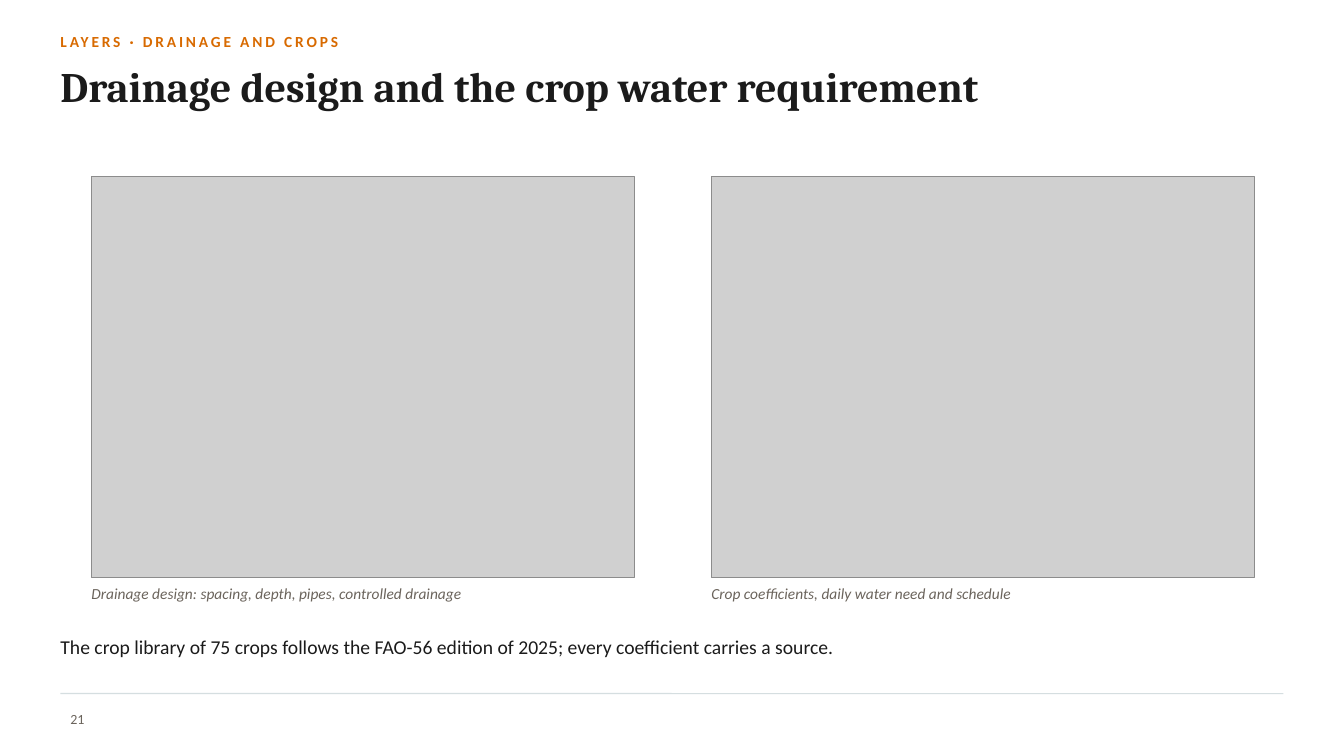
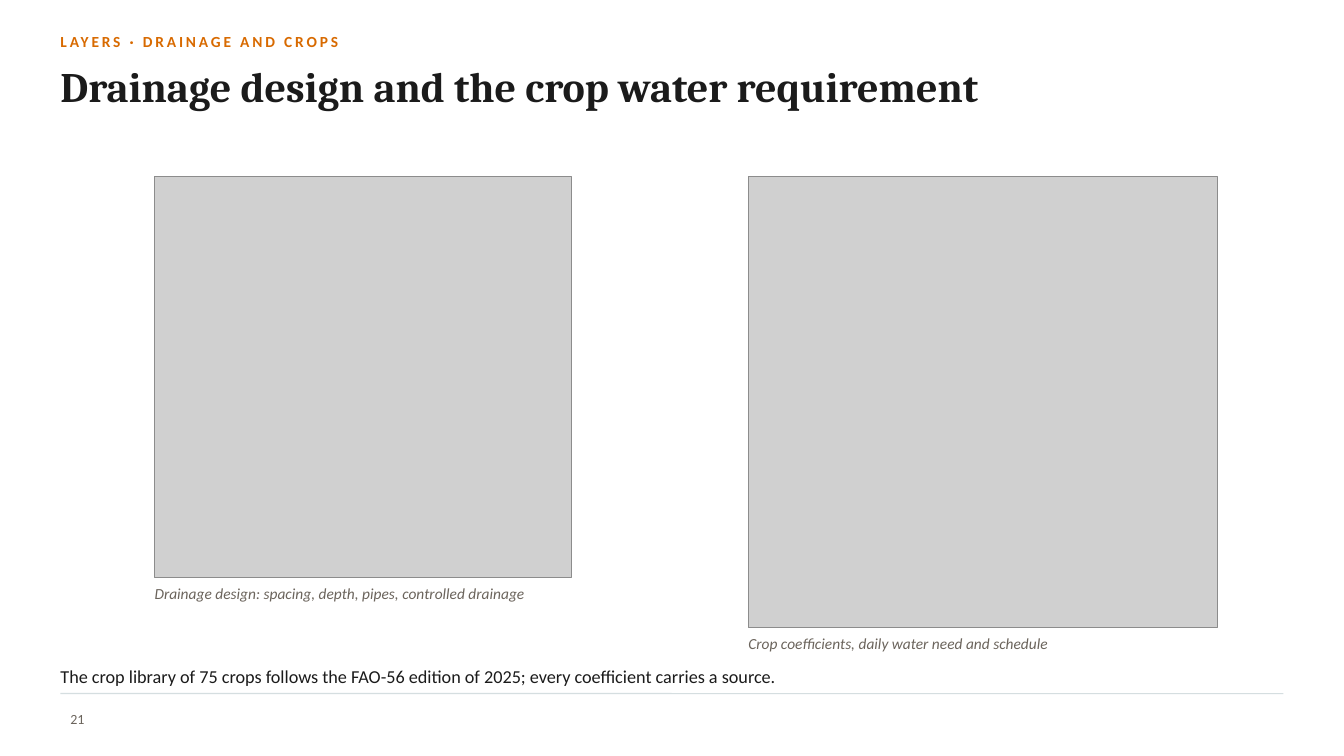
Before and after one commit to halilunaziru73-creator/Coupled-Water-Fluxes-Pore-Scale-Dynamics-Precision-Irrigation-Mulching-Feedback-Loops, a slide deck: slide 21 of Manuscripts/pdf/Supplementary/SWAFL_Presentation.pptx. Drawn at 1344x756 pixels with LibreOffice and Linux fonts; fonts in the diff are those of the drawing; grey boxes stand for pictures; background and template pictures are left out. Boxes give left, top, right and bottom in pixels: in the first picture for what was removed or moved away, otherwise in the second. Text is boxed around its words. In the diff, an @@ line names an element or a change of style, - is before the commit and + after.

Commit message:
Presentation: sharper double-resolution screenshots, larger figures

```diff
--- a/Manuscripts/pdf/Supplementary/SWAFL_Presentation.pptx
+++ b/Manuscripts/pdf/Supplementary/SWAFL_Presentation.pptx
@@ picture: place and size @@
-picture at box(92, 176, 635, 578)
+picture at box(154, 176, 571, 578)
@@ picture: place and size @@
-picture at box(712, 176, 1255, 578)
+picture at box(748, 176, 1217, 628)
@@ text "Drainage design: spacing, depth, pipes, ...": place and size @@
-text "Drainage design: spacing, depth, pipes, ..." at box(91, 588, 461, 602)
+text "Drainage design: spacing, depth, pipes, ..." at box(155, 588, 524, 602)
@@ text "Crop coefficients, daily water need ...": place and size @@
-text "Crop coefficients, daily water need ..." at box(711, 588, 1010, 602)
+text "Crop coefficients, daily water need ..." at box(748, 638, 1047, 652)
@@ text "The crop library of 75 ...": place and size @@
-text "The crop library of 75 ..." at box(60, 640, 833, 657)
+text "The crop library of 75 ..." at box(60, 670, 776, 686)
@@ text "The crop library of 75 ..." at box(60, 670, 776, 686): size 14 to 13 pt @@
```
Also in this commit, not shown: 11 other slides changed.
